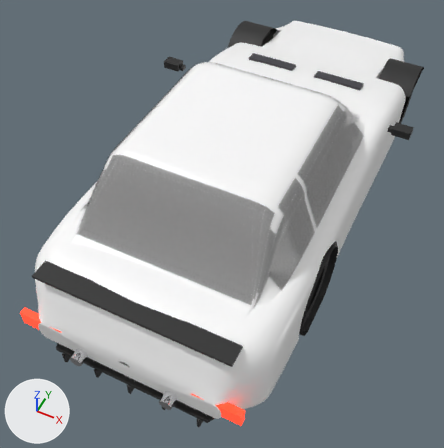
Renders of the glTF model public/models/cars/kaizen_rx7.glb from each side of a commit.
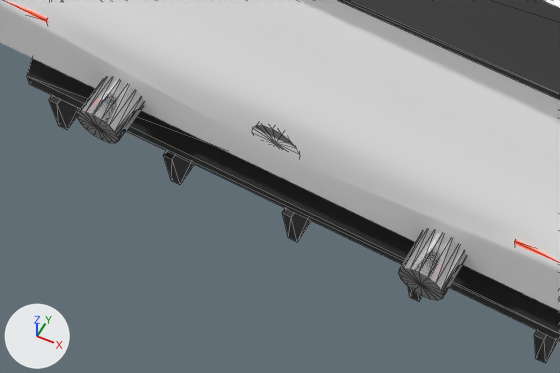
The first picture shows the older version from a 50 mm lens placed at (1.42, -3.82, 3.9), pointed at (-0.06, -0.84, 0.18). The close-ups show the older and then the newer version on the part from 11% to 46% of the width and 73% to 96% of the height of that picture. Only the edits that show in the close-ups are written down. The axes (+X, +Y, +Z) are drawn at lower left. The lights are the same throughout. The close-ups show mesh edges as thin lines. Where no turn or scale is listed for an object, it has been applied to the vertices. Vertices at exactly the same position are counted once.

The scene before the commit, as lines of its bpy script (objects in view):
```python
me_bodyblock = bpy.data.meshes.new('BodyBlock')
me_bodyblock.from_pydata(...)  # 16568 vertices, 33128 faces; spans x -0.89..0.89, y -2.36..1.92, z 0.09..1.23
me_bodyblock.materials.append(mat_paint)  # white #ffffff
me_exhaust_0 = bpy.data.meshes.new('Exhaust_0')
me_exhaust_0.from_pydata(...)  # 136 vertices, 256 faces; spans x -0.05..0.72, y -0.05..4.31, z -0.05..0.14
me_exhaust_0.materials.append(mat_chrome)  # white #e7e7ea
me_mirror_l_stalk = bpy.data.meshes.new('Mirror_L_stalk')
me_mirror_l_stalk.from_pydata(...)  # 352 vertices, 428 faces; spans x -0.15..2.01, y -2.48..1.81, z -0.81..0.04
me_mirror_l_stalk.materials.append(mat_trim)  # black #272727
ob_body = bpy.data.objects.new('Body', me_bodyblock)
ob_body.location = (0.0, 0.0, 0.0)
ob_chrome = bpy.data.objects.new('Chrome', me_exhaust_0)
ob_chrome.location = (-0.339, -2.392, 0.28)
ob_trim = bpy.data.objects.new('Trim', me_mirror_l_stalk)
ob_trim.location = (-0.932, 0.112, 0.823)
```
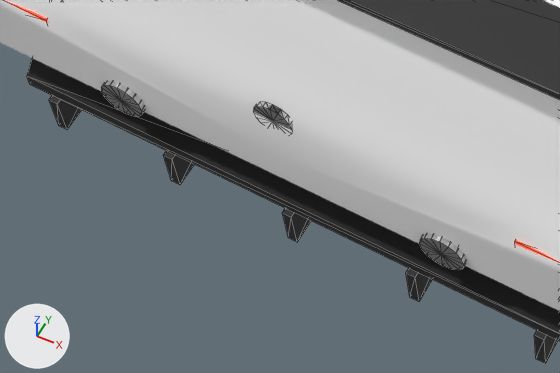
What the commit changed:
me_exhaust_0 is used by ob_chrome; location (-0.339, -2.392, 0.28).
me_exhaust_0 had 136 vertices, 256 faces and spanned x -0.05..0.72, y -0.05..4.31, z -0.05..0.14.
me_exhaust_0 now has 136 vertices, 256 faces and spans x -0.05..0.72, y -0.05..4.23, z -0.05..0.2.
me_exhaust_0 part 1: the loose piece of 34 vertices spanning x 0.29..0.39, y 0.03..0.04, z 0.03..0.13 is scaled about its middle by (0.8, 1, 0.8), then moved by (0.0, -0.06, 0.08).
Other edits to the shape of me_exhaust_0 do not show in these pictures.
Object 'Chrome' (ob_chrome) moves from (-0.339, -2.392, 0.28) to (-0.339, -2.322, 0.267).

Boxes [x1, y1, x2, y2] around the edits, measured in the close-ups (560 x 373 px; the box of a moved part takes in the faces that stretch with it):
'Chrome', reshaped, moved
    before: [77, 77, 466, 300]
    after: [101, 81, 466, 270]
part 1 of me_exhaust_0, moved or reshaped
    before: [254, 125, 295, 147]
    after: [253, 102, 292, 130]
